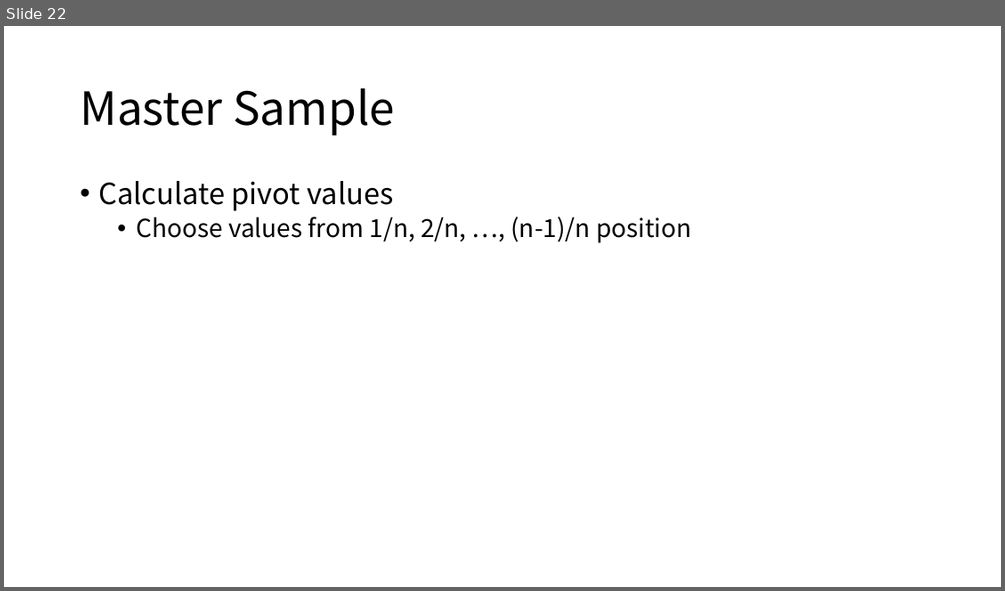
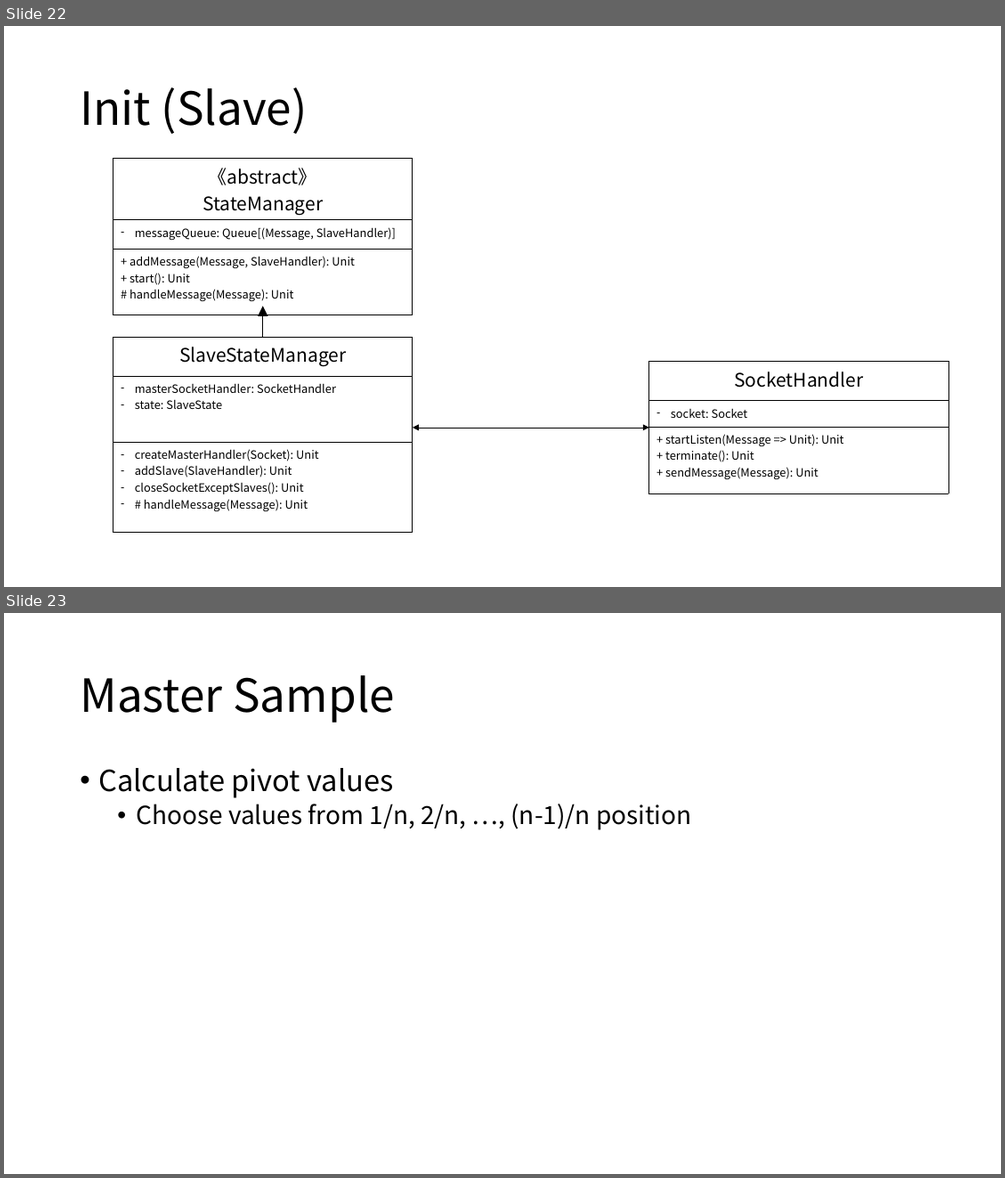
Before and after one commit to Eyebrowmoon/CS490, a slide deck: project.pptx. Shown one above the other, each under a label of ours: slide 22 before the commit, slides 22 and 23 after it. The pictures are 1005x591 and 1005x1178 pixels, drawn with LibreOffice and Linux fonts; fonts in the diff are those of the drawing. Boxes give left, top, right and bottom in pixels: in the first picture for what was removed or moved away, otherwise in the second. Text is boxed around its words. In the diff, an @@ line names an element or a change of style, - is before the commit and + after.

Commit message:
Init update

```diff
--- a/project.pptx
+++ b/project.pptx
@@ slide 22 added at bbox=[4, 26, 1001, 587], background #FFFFFF @@
@@ title added at bbox=[80, 87, 307, 134], 44 pt, text #000000 @@
+Init (Slave)
@@ table added at bbox=[113, 159, 413, 305], 3 rows, 1 columns @@
+《abstract》 / StateManager
+messageQueue: Queue[(Message, SlaveHandler)]
++ addMessage(Message, SlaveHandler): Unit / + start(): Unit / # handleMessage(Message): Unit
@@ arrow added from (263, 338) to (263, 305), #000000 0.5 pt @@
@@ table added at bbox=[113, 338, 413, 518], 3 rows, 1 columns @@
+SlaveStateManager
+masterSocketHandler: SocketHandler / state: SlaveState
+createMasterHandler(Socket): Unit / addSlave(SlaveHandler): Unit / closeSocketExceptSlaves(): Unit / # handleMessage(Message): Unit
@@ table added at bbox=[649, 361, 948, 493], 3 rows, 1 columns @@
+SocketHandler
+socket: Socket
++ startListen(Message => Unit): Unit / + terminate(): Unit / + sendMessage(Message): Unit
@@ double arrow added from (413, 427) to (649, 427), #000000 0.5 pt @@
@@ what was slide 22 is now slide 23 @@
```
Also in this commit, not shown: 3 slides changed, 1 other file.
